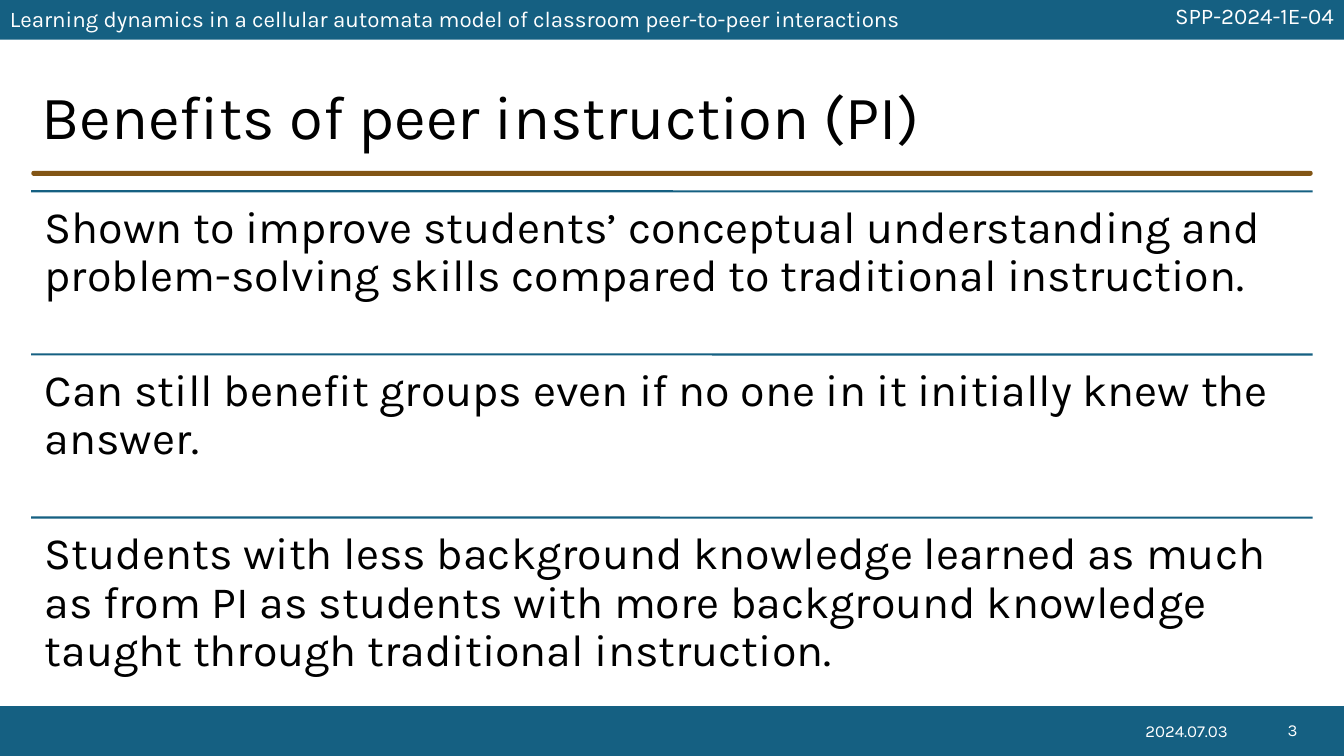
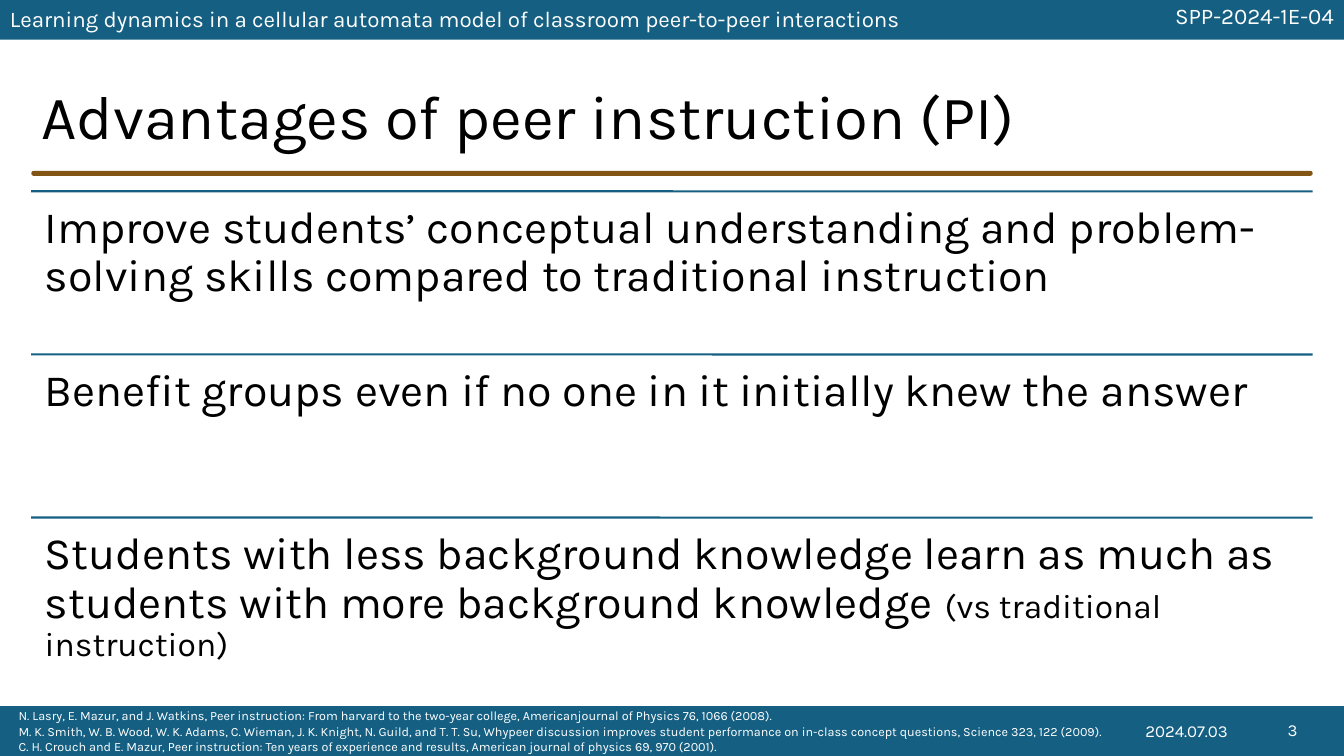
Before and after one commit to ioakimsy/BS-Thesis, a slide deck: slide 3 of documents/SPP-2024-presentation.pptx. Drawn at 1344x756 pixels with LibreOffice and Linux fonts; fonts in the diff are those of the drawing; background and template pictures are left out. Boxes give left, top, right and bottom in pixels: in the first picture for what was removed or moved away, otherwise in the second. Text is boxed around its words. In the diff, an @@ line names an element or a change of style, - is before the commit and + after.

```diff
--- a/documents/SPP-2024-presentation.pptx
+++ b/documents/SPP-2024-presentation.pptx
@@ title at (x1=41, y1=94, x2=1015, y2=154): text changed @@
-Benefits of peer instruction (PI)
+Advantages of peer instruction (PI)
@@ text at (x1=45, y1=212, x2=1255, y2=302): text changed @@
-Shown to improve students’ conceptual understanding and problem-solving skills compared to traditional instruction.
+Improve students’ conceptual understanding and problem-solving skills compared to traditional instruction
@@ text at (x1=45, y1=375, x2=1247, y2=417): text changed @@
-Can still benefit groups even if no one in it initially knew the answer.
+Benefit groups even if no one in it initially knew the answer
@@ text at (x1=45, y1=538, x2=1274, y2=660): text changed @@
-Students with less background knowledge learned as much as from PI as students with more background knowledge taught through traditional instruction.
+Students with less background knowledge learn as much as students with more background knowledge (vs traditional instruction)
@@ text added at (x1=19, y1=711, x2=1102, y2=754), 9 pt, text #FFFFFF @@
+N. Lasry, E. Mazur, and J. Watkins, Peer instruction: From harvard to the two-year college, Americanjournal of Physics 76, 1066 (2008).
+M. K. Smith, W. B. Wood, W. K. Adams, C. Wieman, J. K. Knight, N. Guild, and T. T. Su, Whypeer discussion improves student performance on in-class concept questions, Science 323, 122 (2009).
+C. H. Crouch and E. Mazur, Peer instruction: Ten years of experience and results, American journal of physics 69, 970 (2001).
```
Also in this commit, not shown: 13 other slides changed, 5 slides added, 1 slide removed, 19 other files.
